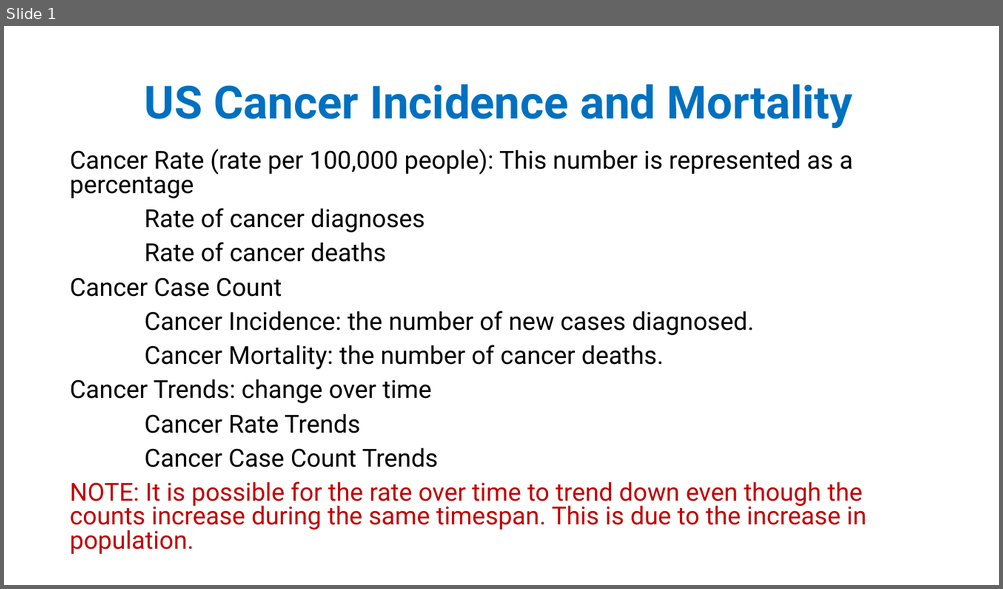
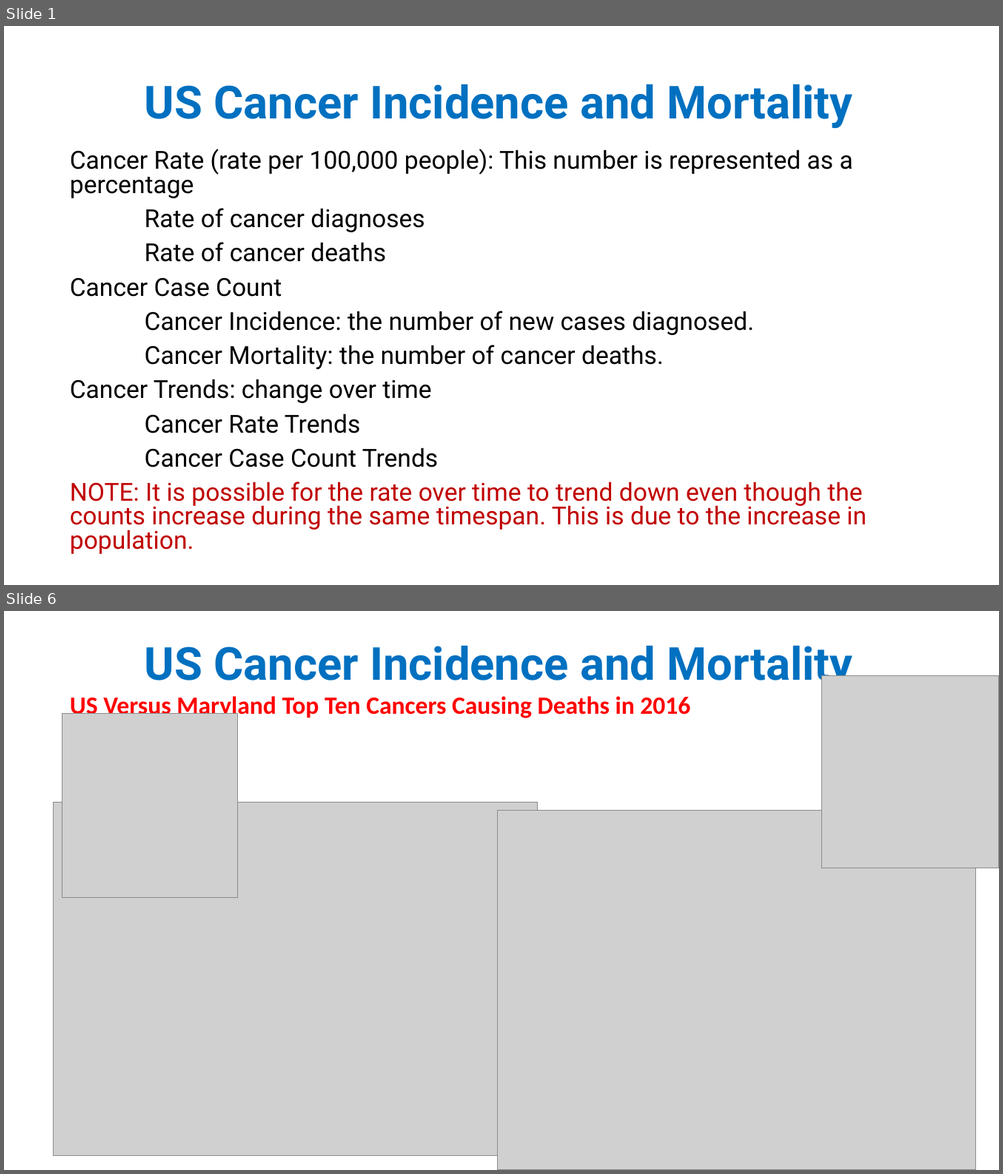
Before and after one commit to pegblaine/mblaine_project_1, a slide deck: Project1/Cancer Incidence and Mortality Project 1.pptx. Shown one above the other, each under a label of ours: slide 1 before the commit, slides 1 and 6 after it; the slides between them are not shown. The pictures are 1003x589 and 1003x1174 pixels, drawn with LibreOffice and Linux fonts; fonts in the diff are those of the drawing; grey boxes stand for pictures. Boxes give left, top, right and bottom in pixels: in the first picture for what was removed or moved away, otherwise in the second. Text is boxed around its words. In the diff, an @@ line names an element or a change of style, - is before the commit and + after.

```diff
--- a/Project1/Cancer Incidence and Mortality Project 1.pptx
+++ b/Project1/Cancer Incidence and Mortality Project 1.pptx
@@ slide 6 added at [4,611,999,1170], background #FFFFFF @@
@@ title added at [145,645,853,691], 44 pt, text #0070C0, bold @@
+US Cancer Incidence and Mortality
@@ picture added at [821,676,999,869] @@
@@ subtitle added at [70,694,690,721], 24 pt, text #FF0000, bold @@
+US Versus Maryland Top Ten Cancers Causing Deaths in 2016
@@ picture added at [62,713,238,898] @@
@@ picture added at [54,802,538,1156] @@
@@ picture added at [498,810,976,1170] @@
```
Also in this commit, not shown: 6 slides changed, 1 other slide added, 13 other files.
